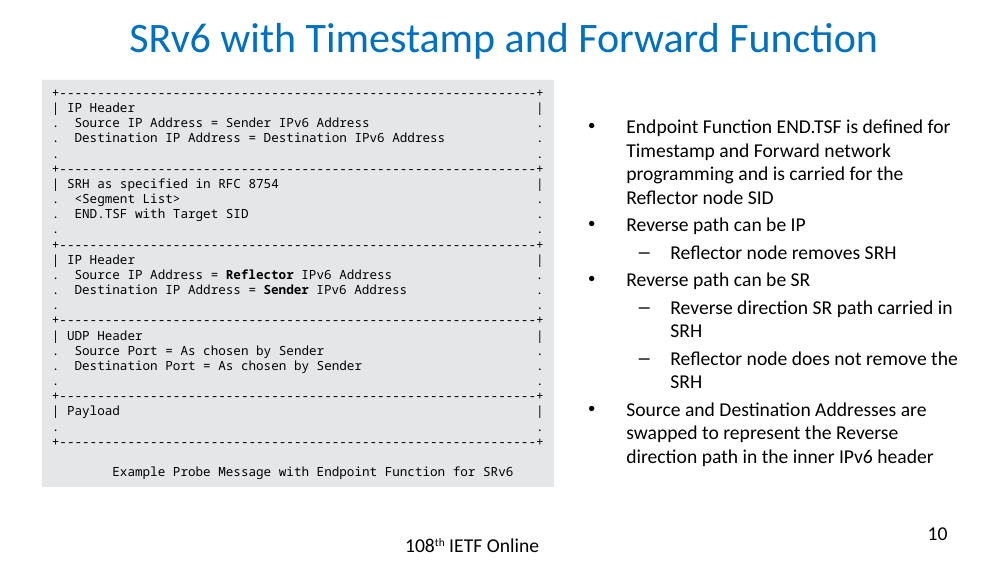
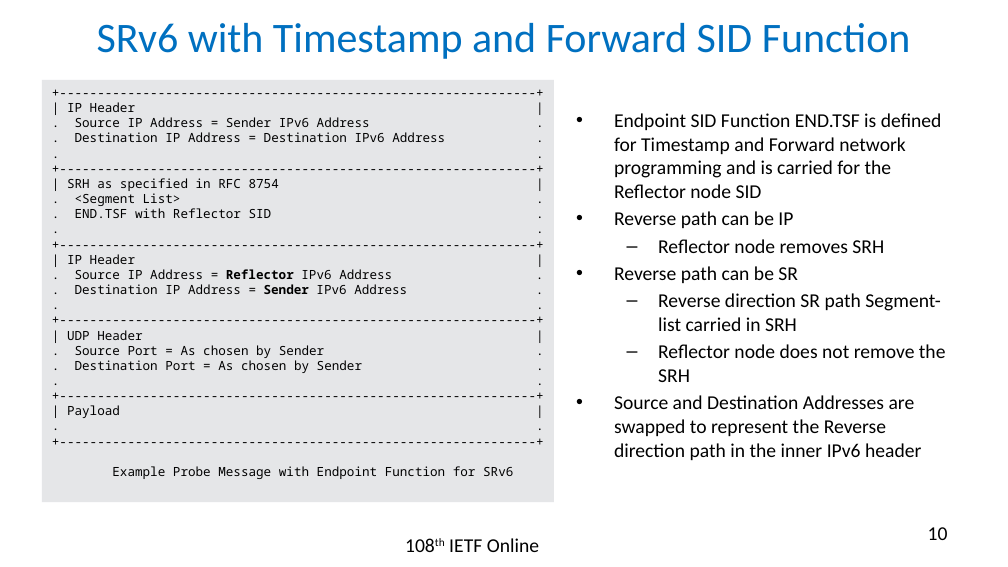
Before and after one commit to rakgandhi/ietf-slides, a slide deck: slide 10 of draft-gandhi-spring-sr-enhanced-plm-02.pptx. Drawn at 1008x567 pixels with LibreOffice and Linux fonts; fonts in the diff are those of the drawing. Boxes give left, top, right and bottom in pixels: in the first picture for what was removed or moved away, otherwise in the second. Text is boxed around its words. In the diff, an @@ line names an element or a change of style, - is before the commit and + after.

```diff
--- a/draft-gandhi-spring-sr-enhanced-plm-02.pptx
+++ b/draft-gandhi-spring-sr-enhanced-plm-02.pptx
@@ title at [97,23,911,59]: text changed @@
-SRv6 with Timestamp and Forward Function
+SRv6 with Timestamp and Forward SID Function
@@ rectangle "+----------------------------------------------------------- ...": place and size @@
-rectangle "+----------------------------------------------------------- ..." at [42,80,554,487]
+rectangle "+----------------------------------------------------------- ..." at [42,80,554,502]
@@ text "Endpoint SID Function END.TSF is ...": place and size @@
-text "Endpoint SID Function END.TSF is ..." at [626,119,958,466]
+text "Endpoint SID Function END.TSF is ..." at [614,113,946,460]
@@ text at [614,113,942,198]: text changed @@
-• Endpoint Function END.TSF is defined for Timestamp and Forward network programming and is carried for the Reflector node SID
+• Endpoint SID Function END.TSF is defined for Timestamp and Forward network programming and is carried for the Reflector node SID
@@ text in rectangle at [75,208,272,218]: text changed @@
-. END.TSF with Target SID .
+. END.TSF with Reflector SID .
@@ text at [658,293,941,331]: text changed @@
-  – Reverse direction SR path carried in SRH
+  – Reverse direction SR path Segment-list carried in SRH
```
Also in this commit, not shown: 6 other slides changed, 1 other file.
